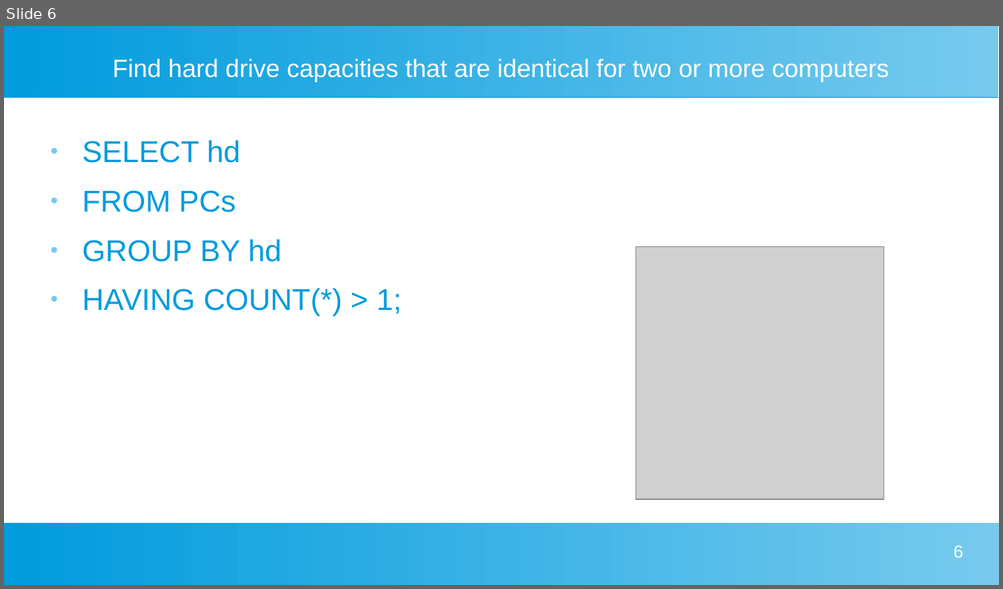
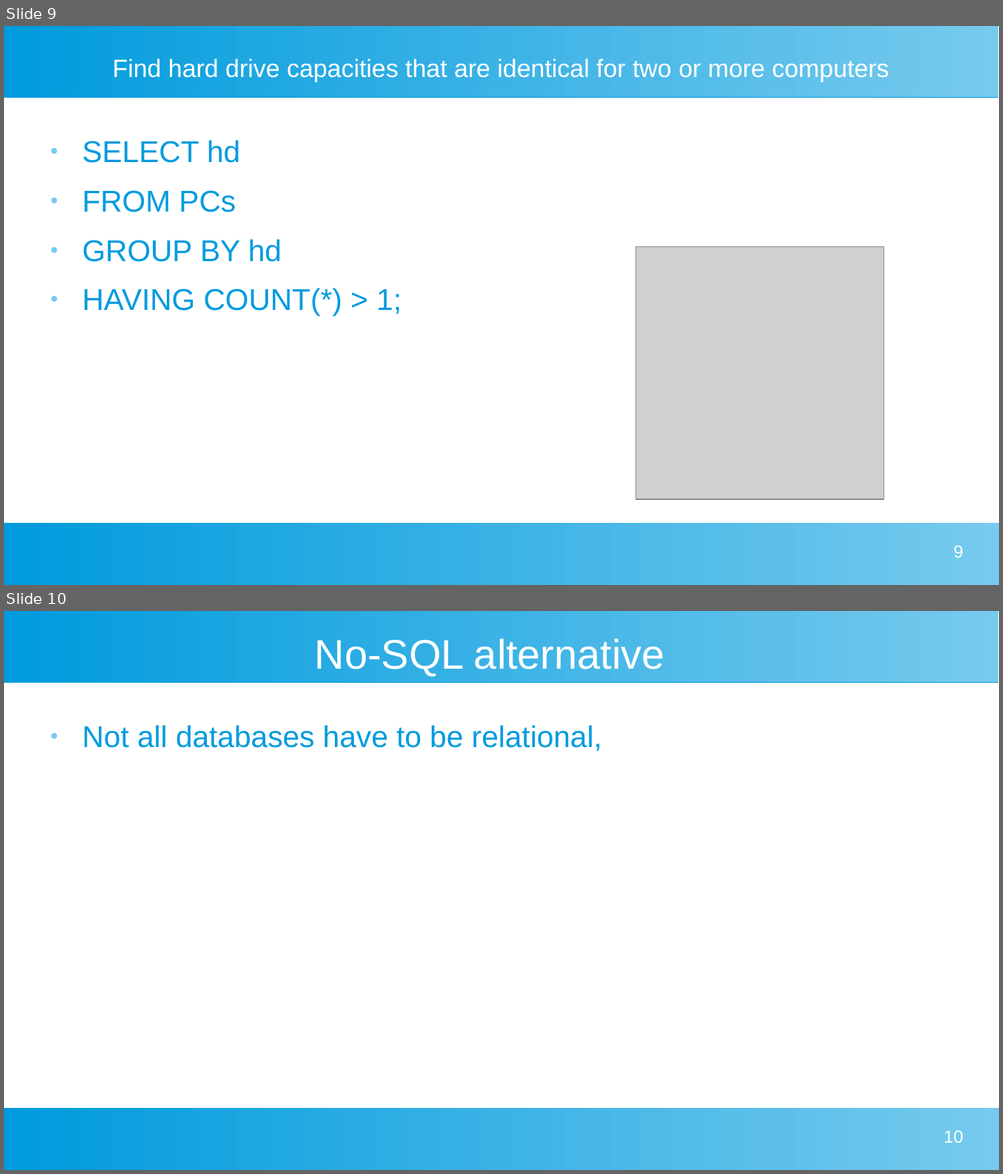
Before and after one commit to ajm1102/Uni-work, a slide deck: Big Data and Data Mining/Presentation/sqlPres.odp. Shown one above the other, each under a label of ours: slide 6 before the commit, slides 9 and 10 after it. The pictures are 1003x589 and 1003x1174 pixels, drawn with LibreOffice and Linux fonts; fonts in the diff are those of the drawing; grey boxes stand for pictures. Boxes give left, top, right and bottom in pixels: in the first picture for what was removed or moved away, otherwise in the second. Text is boxed around its words. In the diff, an @@ line names an element or a change of style, - is before the commit and + after.

```diff
--- a/Big Data and Data Mining/Presentation/sqlPres.odp
+++ b/Big Data and Data Mining/Presentation/sqlPres.odp
@@ slide 10 added at [4,611,999,1170], background #FFFFFF; not listed: 2 template elements that a slide beside it also shows @@
@@ title added at [315,638,665,676], 33 pt, text #FFFFFF @@
+No-SQL alternative
@@ text added at [82,725,602,752], 24 pt, text #009BDD @@
+● Not all databases have to be relational,
@@ page number added at [943,1130,962,1143], 14 pt, text #FFFFFF @@
+10
@@ what was slide 6 is now slide 9 @@
@@ page number at [953,545,963,558]: text changed @@
-6
+9
```
Also in this commit, not shown: 1 slide changed, 6 other slides added, 2 slides removed, 4 other files.
